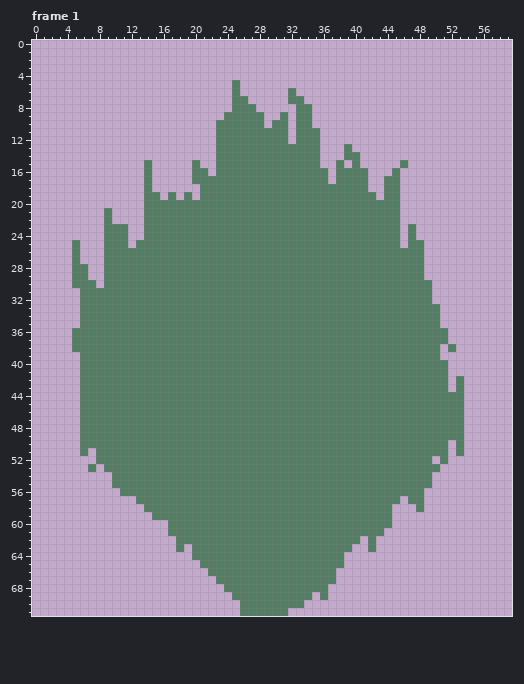
Pixel-art file: resources/asesprite/blocks/Block_Grass_Long.aseprite. Above, as it was before the edit.
60x72 pixels, 7 frames. Shown: frame 1.
And afterwards:
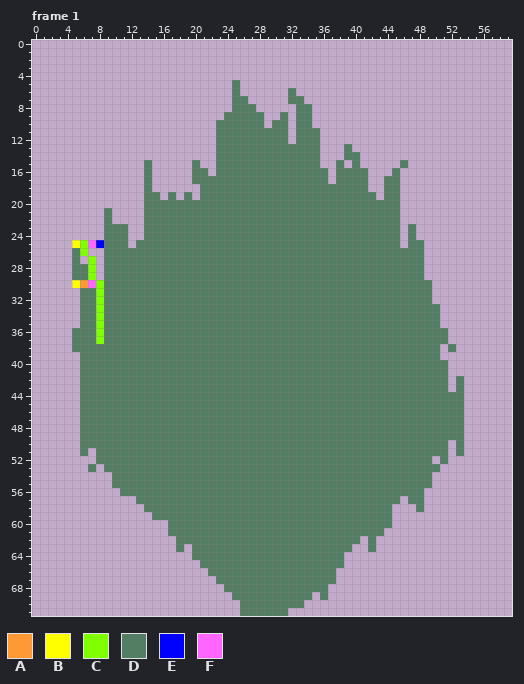
Palette (. is transparent): A #ff9933  B #ffff00  C #80ff00  D #547e64  E #0000ff  F #ff66ff
Difference:
layer "1" added
layer "Layer 1" added
layer "keys-6" added
layer "anim-6" added
layer "Diffuse Copy" removed
Frame 1, layers "anim-6", "Layer 1":
y 25: x 5..8 D... -> BCFE
y 26: x 6 . -> C
y 27..29: x 7 . -> C
y 30: x 5..8 DDD. -> BAFC
y 31..37: x 8 D -> C
Boxes around the changes in both pictures, in picture pixels (x1, y1, x2, y2):
changed: (72, 240, 104, 344)
